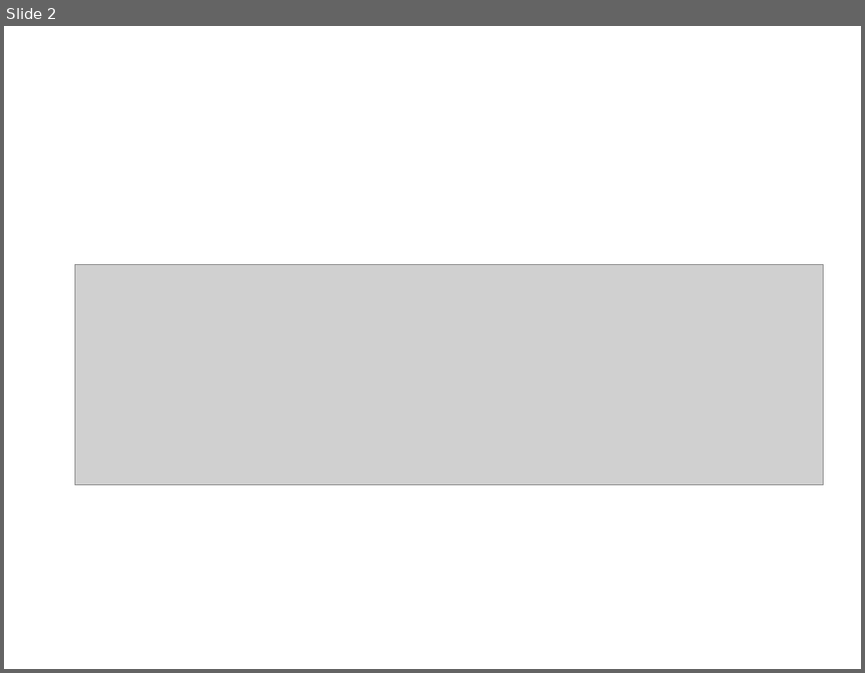
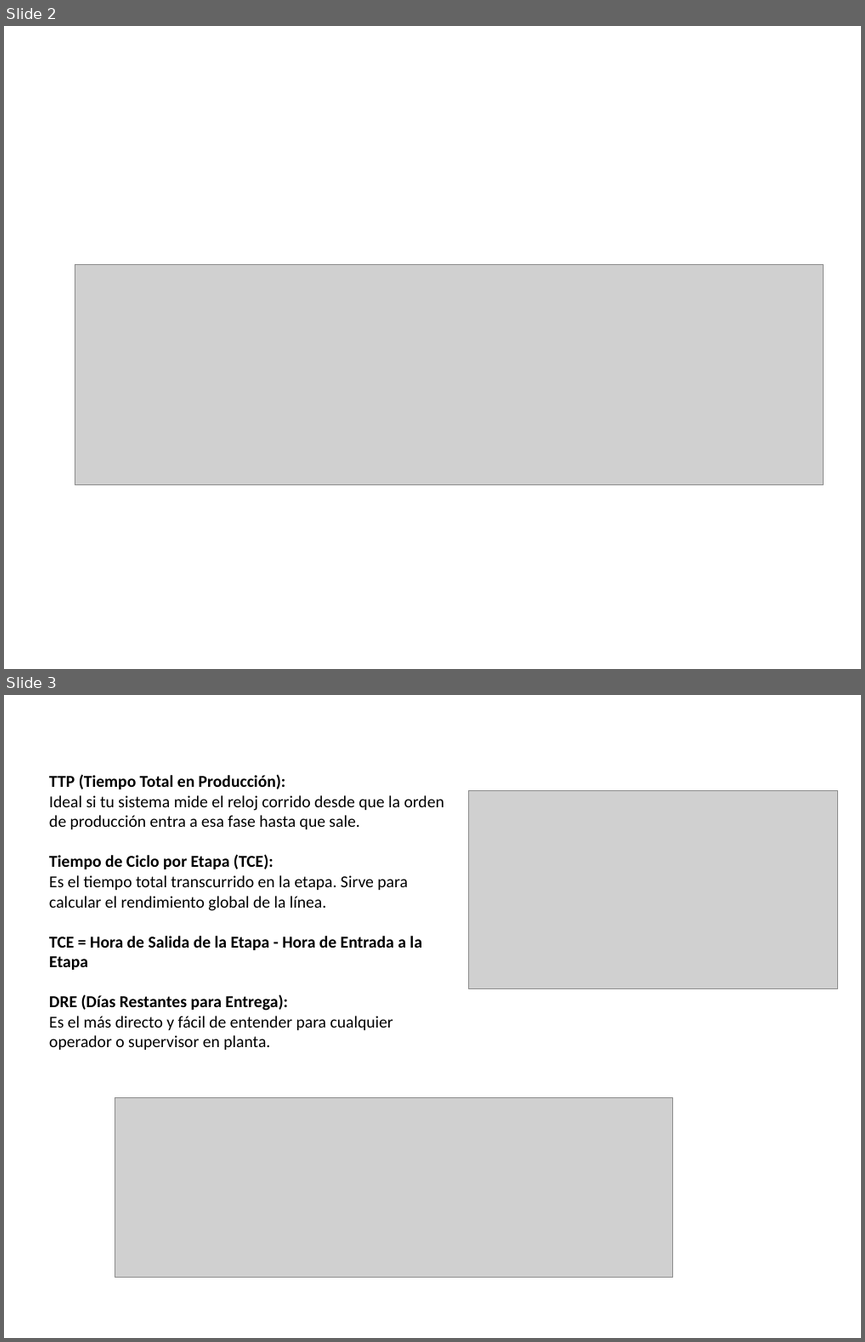
Before and after one commit to mannyg1959/comunicaciones-seis-app, a slide deck: Miniaturas_Logos.pptx. Shown one above the other, each under a label of ours: slide 2 before the commit, slides 2 and 3 after it. The pictures are 865x673 and 865x1342 pixels, drawn with LibreOffice and Linux fonts; fonts in the diff are those of the drawing; grey boxes stand for pictures. Boxes give left, top, right and bottom in pixels: in the first picture for what was removed or moved away, otherwise in the second. Text is boxed around its words. In the diff, an @@ line names an element or a change of style, - is before the commit and + after.

```diff
--- a/Miniaturas_Logos.pptx
+++ b/Miniaturas_Logos.pptx
@@ slide 3 added at <box>4,695,861,1338</box>, background #FFFFFF @@
@@ text added at <box>49,774,444,1049</box>, 14 pt, text #000000 @@
+TTP (Tiempo Total en Producción):
+Ideal si tu sistema mide el reloj corrido desde que la orden de producción entra a esa fase hasta que sale.
+Tiempo de Ciclo por Etapa (TCE):
+Es el tiempo total transcurrido en la etapa. Sirve para calcular el rendimiento global de la línea.
+TCE = Hora de Salida de la Etapa - Hora de Entrada a la Etapa
+DRE (Días Restantes para Entrega):
+Es el más directo y fácil de entender para cualquier operador o supervisor en planta.
@@ picture added at <box>468,790,837,989</box> @@
@@ picture added at <box>115,1097,673,1276</box> @@
```
Also in this commit, not shown: 1 other slide added, 6 other files.
